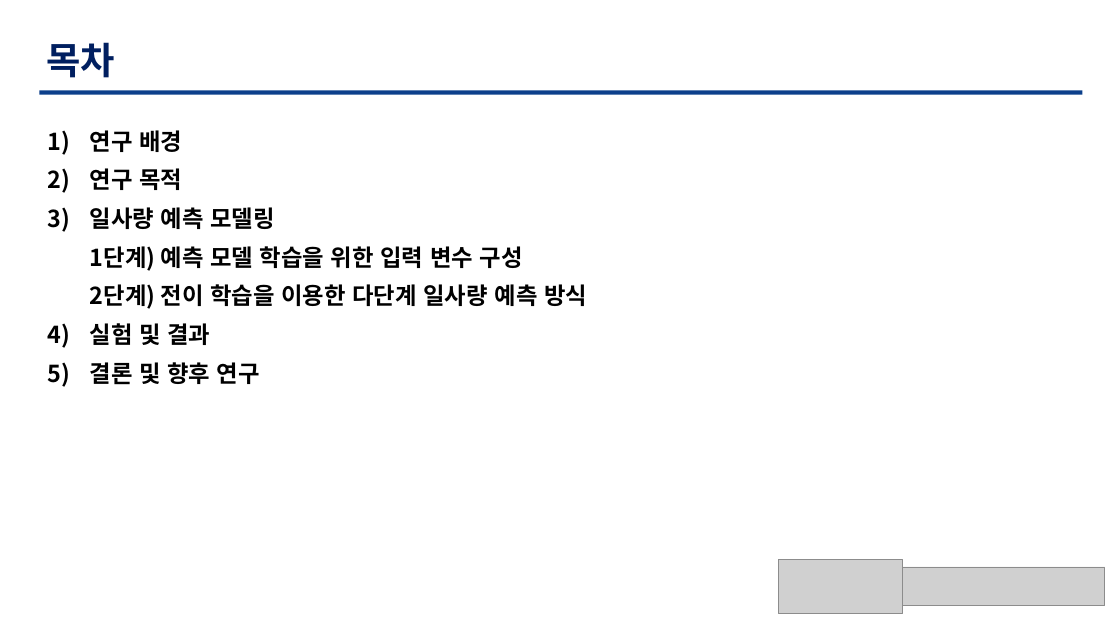
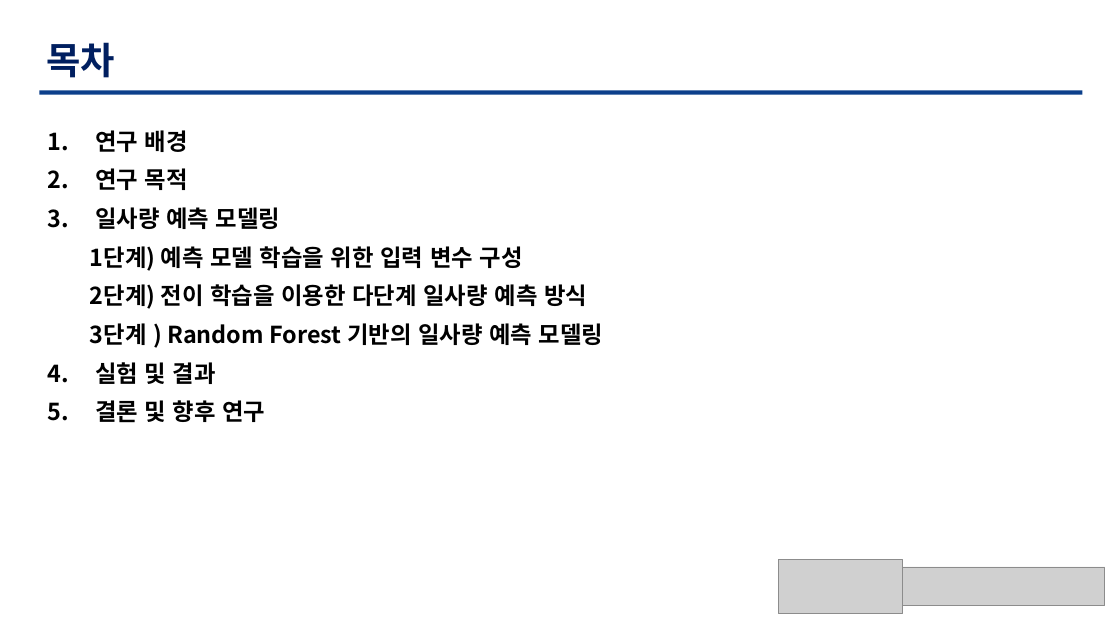
Before and after one commit to TaegyuHan/Solar_radiation_prediction_model, a slide deck: slide 2 of KICS_PT/[KICS] 모델 poster.pptx. Drawn at 1120x630 pixels with LibreOffice and Linux fonts; fonts in the diff are those of the drawing; grey boxes stand for pictures. Boxes give left, top, right and bottom in pixels: in the first picture for what was removed or moved away, otherwise in the second. Text is boxed around its words. In the diff, an @@ line names an element or a change of style, - is before the commit and + after.

```diff
--- a/KICS_PT/[KICS] 모델 poster.pptx
+++ b/KICS_PT/[KICS] 모델 poster.pptx
@@ text at bbox=[95, 130, 280, 423]: bullet 1) to 1. @@
@@ text at bbox=[90, 323, 603, 345]: paragraph added @@
+  3단계 ) Random Forest 기반의 일사량 예측 모델링
```
Also in this commit, not shown: 5 other slides changed, 3 slides added, 3 slides removed.
